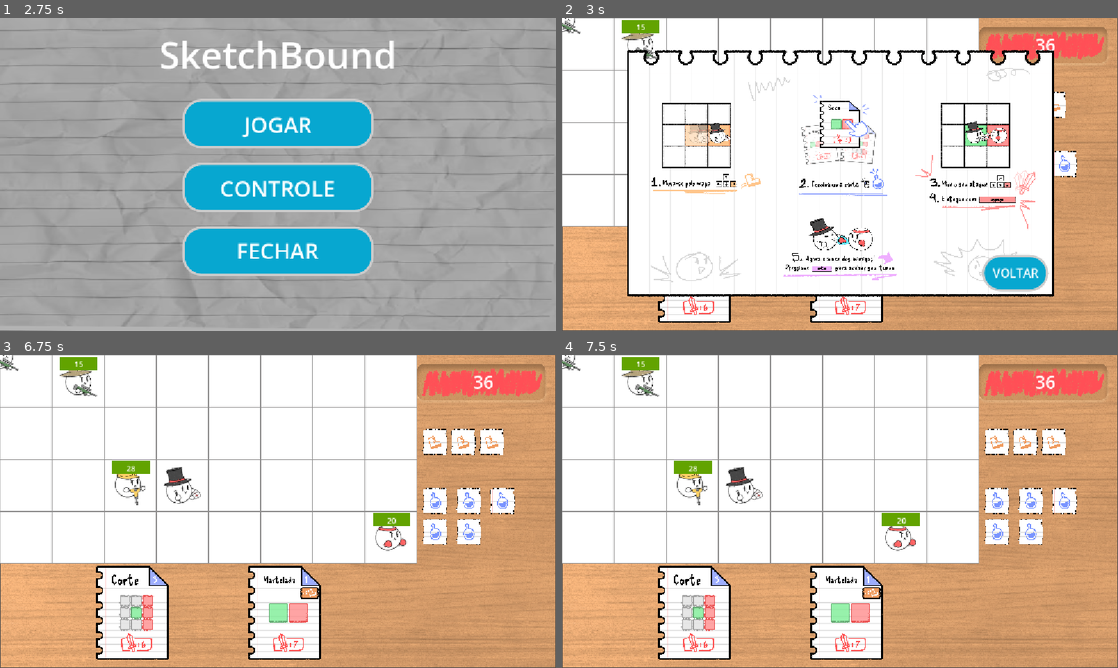
Above: before the commit, frames 1-4 (two rows, left to right).
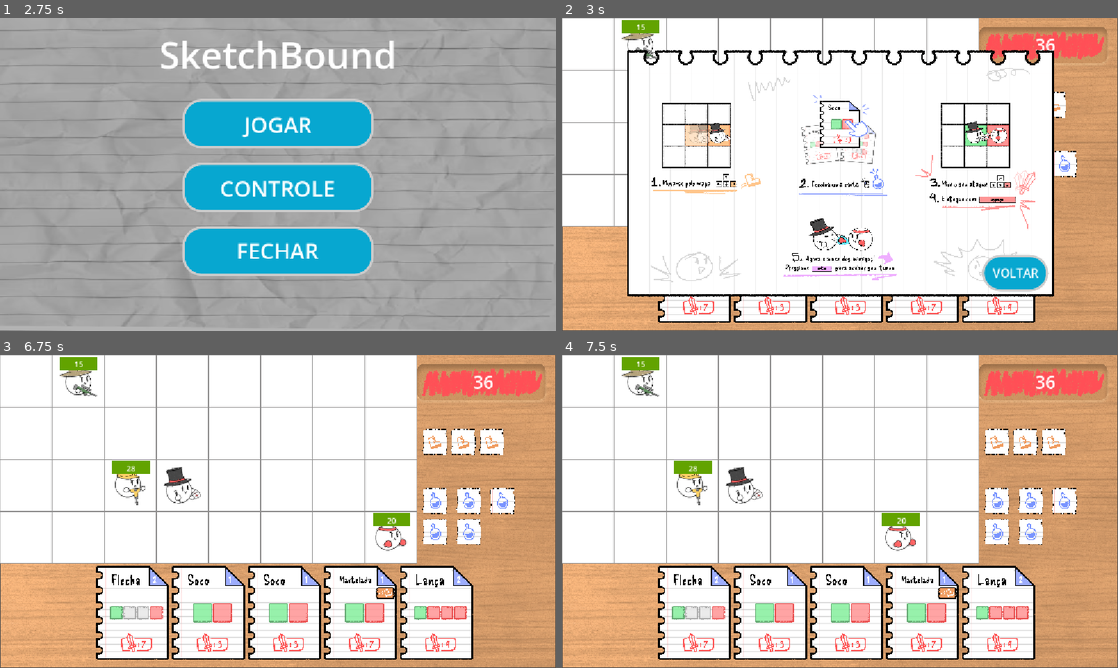
Above: after the commit, the same moments.

Repository: Gabico-Freitas/Grid-Card-Battle
Game: Godot game, scene res://UI/menu_screen.tscn
Two runs of this game, one before a commit and one after it. Both use one fixed random seed, a clock stepped at 60 frames per second and the inputs below.
Inputs (mouse positions are in pixels of both pictures, inside the frame that each line leads up to):
- Up to frame 1 (2.75 s): click "CONTROLES" at 0.5 s; click "FECHAR JOGO" at 1.25 s; click "VOLTAR" at 2 s
- Up to frame 2 (3 s): click "JOGAR" at 2.75 s
- Up to frame 3 (6.75 s): click (133, 611) at 3.5 s; click (211, 611) at 4.25 s; click (283, 611) at 5 s; click (361, 611) at 5.75 s; click (439, 611) at 6.5 s
- Up to frame 4 (7.5 s): tap Enter (EndPlayerTurn) at 7.25 s; move the mouse to (962, 495) at 7.27 s; hold Right (Right) from 7.28 s (still down); hold S (AimDown) from 7.28 s (still down)

Frame 1 is identical in both runs. In frame 2, 3.4% of the frame differs, in the area x 0-86%, y 0-98%; in frame 3, 12%; in frame 4, 12%.
Error before the commit: Parse Error: Class "thief.gd" must implement "Enemy.do_move()" and other inherited abstract methods or be marked as "@abstract". (res://scripts/thief.gd:1)

Commit message:
fixed ranged enemy step-back animation

Diff:
--- a/sketchbound/battle.tscn
+++ b/sketchbound/battle.tscn
@@ -8,7 +8,6 @@
 [ext_resource type="PackedScene" uid="uid://dxqvdopqy1nhl" path="res://melee_enemy.tscn" id="5_dw4jg"]
 [ext_resource type="PackedScene" uid="uid://bk17pkxhh8gr" path="res://smasher_enemy.tscn" id="6_0npn6"]
 [ext_resource type="PackedScene" uid="uid://n0y7n1bb56ge" path="res://ranged_enemy.tscn" id="7_mhv3b"]
-[ext_resource type="Script" uid="uid://cw3mhmppt7nr7" path="res://scripts/thief.gd" id="8_ix8ov"]
 [ext_resource type="PackedScene" uid="uid://u4v3dwilp02u" path="res://UI/controles_screen.tscn" id="9_slotg"]
 [ext_resource type="PackedScene" uid="uid://6u1vuab8jcxr" path="res://UI/CartasUI/hand_cards.tscn" id="10_ol6im"]
 [ext_resource type="Texture2D" uid="uid://bnw28i4p4gobj" path="res://UI/Icons/MovimentoColorido_BG.png" id="11_4s0ev"]
@@ -102,11 +101,6 @@
 initial_pos = Vector2i(1, 0)
 grid = NodePath("..")
 
-[node name="RangedEnemy2" parent="Grid" unique_id=666451347 node_paths=PackedStringArray("grid") instance=ExtResource("7_mhv3b")]
-script = ExtResource("8_ix8ov")
-initial_pos = Vector2i(2, 0)
-grid = NodePath("..")
-
 [node name="SmasherEnemy" parent="Grid" unique_id=1695074079 node_paths=PackedStringArray("grid") instance=ExtResource("6_0npn6")]
 initial_pos = Vector2i(2, 2)
 grid = NodePath("..")
--- a/sketchbound/scripts/global_data.gd
+++ b/sketchbound/scripts/global_data.gd
@@ -6,8 +6,7 @@
 	SpearCard: 1,
 	ArrowCard: 2,
 	SlashCard: 2,
-	HammerCard: 1,
-	NewCard: 5
+	HammerCard: 1
 }
 
 # Called when the node enters the scene tree for the first time.
--- a/sketchbound/scripts/player.gd
+++ b/sketchbound/scripts/player.gd
@@ -9,7 +9,7 @@
 var draw_pile : Array[Card] = []
 var hand : Array[Card] = []
 var discard_pile : Array[Card] = []
-var hunted : bool
+var stolen : bool
 
 @export var hand_cards: Hand_Card
 var aiming = false
@@ -35,10 +35,10 @@
 func new_turn_refresh() -> void:
 	move_points = MAX_MOVE_POINTS
 	mana = MAX_MANA
-	if hunted:
+	if stolen:
 		move_points -= 1
 		mana -= 1
-		hunted = false
+		stolen = false
 	my_turn = true
 	moved.emit(move_points,MAX_MOVE_POINTS)
 	mana_spent.emit(mana, MAX_MANA)
@@ -175,9 +175,6 @@
 		grid.highlight_cell(target_cell, true)
 		highlighted_cells.append(target_cell)
 
-func hunt() -> void:
-	hunted = true
-
 enum Direction {
 	UP,
 	RIGHT,
--- a/sketchbound/scripts/ranged_enemy.gd
+++ b/sketchbound/scripts/ranged_enemy.gd
@@ -4,6 +4,7 @@
 var move_points : int
 var path : Array[Vector2i]
 var has_attacked : bool
+var has_attack_stepped : bool
 
 func _ready() -> void:
 	hp = 15
@@ -15,9 +16,14 @@
 	move_points = 1
 	path = grid.path_to_player(self)
 	has_attacked = false
+	has_attack_stepped = false
 
 func do_move() -> bool:
-	if has_attacked: return true
+	if has_attacked:
+		if(!has_attack_stepped and _try_attack_step()):
+			has_attack_stepped = true
+			return false
+		return true
 	if _try_attack():
 		has_attacked = true
 		return false
@@ -38,24 +44,12 @@
 			var target_cell = grid.get_entity_pos(self) + Vector2i(i, j)
 			var entity = grid.get_entity(target_cell)
 			if entity is Player:
-				#entity.take_damage(5)
-				entity.take_damage(1)
-				entity.hunt()
-				if(_try_attack_step()):
-					if(i ==0 && j > 0):
-						grid.set_entity_pos(self, grid.get_entity_pos(self) + Vector2i(0, -1))
-					elif(i ==0 && j < 0):
-						grid.set_entity_pos(self, grid.get_entity_pos(self) + Vector2i(0, 1))
-					elif(i <0 && j ==0 ):
-						grid.set_entity_pos(self, grid.get_entity_pos(self) + Vector2i(1, 0))
-					elif(i >0 && j == 0):
-						grid.set_entity_pos(self, grid.get_entity_pos(self) + Vector2i(-1, 0))
+				entity.take_damage(5)
 				sprite.play("attack")
 				return true
 	return false
 
 func _try_attack_step() -> bool:
-	#fazer um for para cada posição possivel do player (que são as 4 direções de ataque)
 	for i in range(-2, 3):
 		for j in range(-2, 3):
 			if i !=0 and j != 0:
@@ -63,7 +57,14 @@
 			var target_cell = grid.get_entity_pos(self) + Vector2i(i, j)
 			var entity = grid.get_entity(target_cell)
 			if entity is Player:
-				#entity.take_damage(5)
+				if(i ==0 && j > 0):
+					grid.set_entity_pos(self, grid.get_entity_pos(self) + Vector2i(0, -1))
+				elif(i ==0 && j < 0):
+					grid.set_entity_pos(self, grid.get_entity_pos(self) + Vector2i(0, 1))
+				elif(i <0 && j ==0 ):
+					grid.set_entity_pos(self, grid.get_entity_pos(self) + Vector2i(1, 0))
+				elif(i >0 && j == 0):
+					grid.set_entity_pos(self, grid.get_entity_pos(self) + Vector2i(-1, 0))
 				return true
 	return false
 
--- a/sketchbound/scripts/thief.gd
+++ b/sketchbound/scripts/thief.gd
@@ -21,6 +21,12 @@
 		move_points -= 1
 		if _try_attack(): return
 
+func new_turn_refresh() -> void:
+	return
+
+func do_move() -> bool:
+	return true
+
 func _try_attack() -> bool:
 	for i in range(-2, 3):
 		for j in range(-2, 3):
@@ -30,7 +36,7 @@
 			var entity = grid.get_entity(target_cell)
 			if entity is Player:
 				entity.take_damage(1)
-				entity.hunt()
+				entity.stolen = true
 				sprite.play("attack")
 				return true
 	return false
